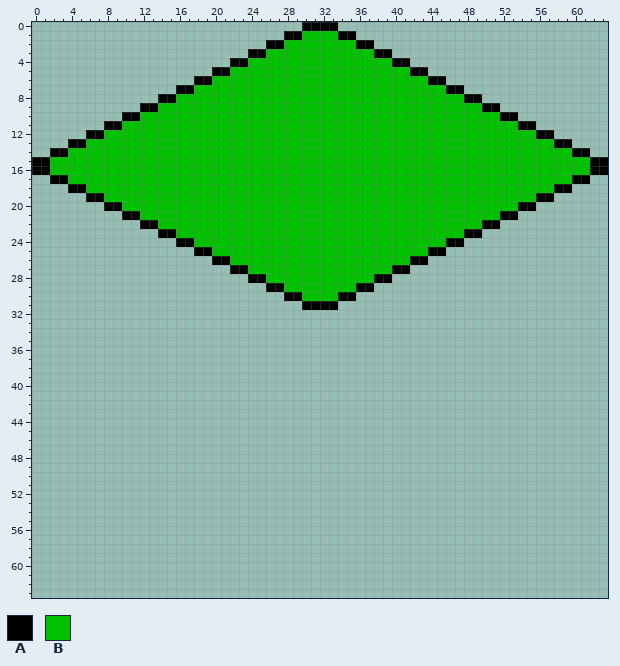
One commit to this pixel-art sprite: DevelUp.gmx/sprites/images/spr_tile_1.png. Above: the version before the commit.
The file is 64x64 pixels.
Palette (. is transparent): A #000000  B #00c000
Pixels before (only the part around the change), first column x 0:
 0 ..............................AAAA..............................
 1 ............................AABBBBAA............................
 2 ..........................AABBBBBBBBAA..........................
 3 ........................AABBBBBBBBBBBBAA........................
 4 ......................AABBBBBBBBBBBBBBBBAA......................
 5 ....................AABBBBBBBBBBBBBBBBBBBBAA....................
 6 ..................AABBBBBBBBBBBBBBBBBBBBBBBBAA..................
 7 ................AABBBBBBBBBBBBBBBBBBBBBBBBBBBBAA................
 8 ..............AABBBBBBBBBBBBBBBBBBBBBBBBBBBBBBBBAA..............
 9 ............AABBBBBBBBBBBBBBBBBBBBBBBBBBBBBBBBBBBBAA............
10 ..........AABBBBBBBBBBBBBBBBBBBBBBBBBBBBBBBBBBBBBBBBAA..........
11 ........AABBBBBBBBBBBBBBBBBBBBBBBBBBBBBBBBBBBBBBBBBBBBAA........
12 ......AABBBBBBBBBBBBBBBBBBBBBBBBBBBBBBBBBBBBBBBBBBBBBBBBAA......
13 ....AABBBBBBBBBBBBBBBBBBBBBBBBBBBBBBBBBBBBBBBBBBBBBBBBBBBBAA....
14 ..AABBBBBBBBBBBBBBBBBBBBBBBBBBBBBBBBBBBBBBBBBBBBBBBBBBBBBBBBAA..
15 AABBBBBBBBBBBBBBBBBBBBBBBBBBBBBBBBBBBBBBBBBBBBBBBBBBBBBBBBBBBBAA
16 AABBBBBBBBBBBBBBBBBBBBBBBBBBBBBBBBBBBBBBBBBBBBBBBBBBBBBBBBBBBBAA
17 ..AABBBBBBBBBBBBBBBBBBBBBBBBBBBBBBBBBBBBBBBBBBBBBBBBBBBBBBBBAA..
18 ....AABBBBBBBBBBBBBBBBBBBBBBBBBBBBBBBBBBBBBBBBBBBBBBBBBBBBAA....
19 ......AABBBBBBBBBBBBBBBBBBBBBBBBBBBBBBBBBBBBBBBBBBBBBBBBAA......
20 ........AABBBBBBBBBBBBBBBBBBBBBBBBBBBBBBBBBBBBBBBBBBBBAA........
21 ..........AABBBBBBBBBBBBBBBBBBBBBBBBBBBBBBBBBBBBBBBBAA..........
22 ............AABBBBBBBBBBBBBBBBBBBBBBBBBBBBBBBBBBBBAA............
23 ..............AABBBBBBBBBBBBBBBBBBBBBBBBBBBBBBBBAA..............
24 ................AABBBBBBBBBBBBBBBBBBBBBBBBBBBBAA................
25 ..................AABBBBBBBBBBBBBBBBBBBBBBBBAA..................
26 ....................AABBBBBBBBBBBBBBBBBBBBAA....................
27 ......................AABBBBBBBBBBBBBBBBAA......................
28 ........................AABBBBBBBBBBBBAA........................
29 ..........................AABBBBBBBBAA..........................
30 ............................AABBBBAA............................
31 ..............................AAAA..............................
32 ................................................................
33 ................................................................
34 ................................................................
35 ................................................................
36 ................................................................
37 ................................................................
38 ................................................................
39 ................................................................
40 ................................................................
41 ................................................................
42 ................................................................
43 ................................................................
44 ................................................................
45 ................................................................
46 ................................................................
47 ................................................................
48 ................................................................
49 ................................................................
50 ................................................................
51 ................................................................
52 ................................................................
53 ................................................................
54 ................................................................
55 ................................................................
56 ................................................................
57 ................................................................
58 ................................................................
59 ................................................................
60 ................................................................
New version:
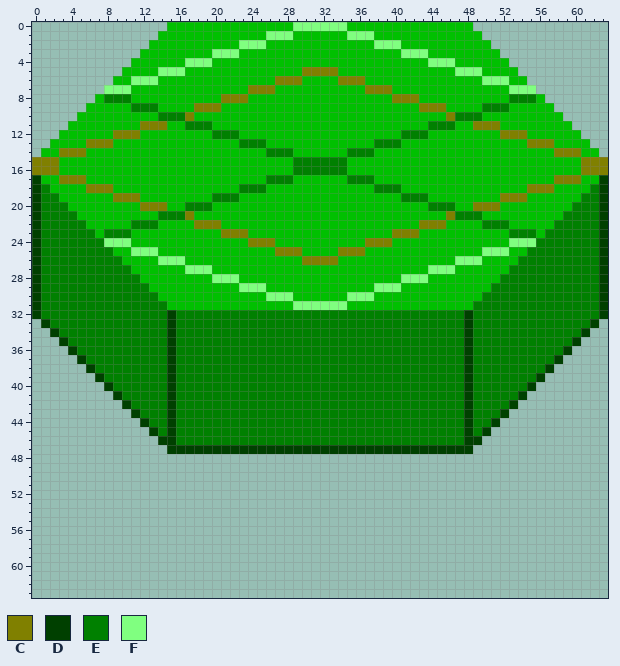
Colours new in this view: C #808000  D #004000  E #008000  F #80ff80
Change:
Changed rows in their new state; - is an unchanged pixel.
first column x 0:
 0 ---------------BBBBBBBBBBBBBBFFFFFFBBBBBBBBBBBBBB---------------
 1 --------------BBBBBBBBBBBBFFFB----BFFFBBBBBBBBBBBB--------------
 2 -------------BBBBBBBBBBFFFBB--------BBFFFBBBBBBBBBB-------------
 3 ------------BBBBBBBBFFFBBB------------BBBFFFBBBBBBBB------------
 4 -----------BBBBBBFFFBBBB----------------BBBBFFFBBBBBB-----------
 5 ----------BBBBFFFBBBBB--------CCCC--------BBBBBFFFBBBB----------
 6 ---------BBFFFBBBBBB-------CCC----CCC-------BBBBBBFFFBB---------
 7 --------FFFBBBBBBB------CCC----------CCC------BBBBBBBFFF--------
 8 -------BEEEBBBBB-----CCC----------------CCC-----BBBBBEEEB-------
 9 ------BBBBBEEE----CCC----------------------CCC----EEEBBBBB------
10 -----BBBBBBB--EEEC----------------------------CEEE--BBBBBBB-----
11 ----BBBBBB--CCC--EEE------------------------EEE--CCC--BBBBBB----
12 ---BBBBB-CCC--------EEE------------------EEE--------CCC-BBBBB---
13 --BBBBCCC--------------EEE------------EEE--------------CCCBBBB--
14 -BBCCC--------------------EEE------EEE--------------------CCCBB-
15 CCC--------------------------EEEEEE--------------------------CCC
16 CCC--------------------------EEEEEE--------------------------CCC
17 DBBCCC--------------------EEE------EEE--------------------CCCBBD
18 DEBBBBCCC--------------EEE------------EEE--------------CCCBBBBED
19 DEEBBBBB-CCC--------EEE------------------EEE--------CCC-BBBBBEED
20 DEEEBBBBBB--CCC--EEE------------------------EEE--CCC--BBBBBBEEED
21 DEEEEBBBBBBB--EEEC----------------------------CEEE--BBBBBBBEEEED
22 DEEEEEBBBBBEEE----CCC----------------------CCC----EEEBBBBBEEEEED
23 DEEEEEEBEEEBBBBB-----CCC----------------CCC-----BBBBBEEEBEEEEEED
24 DEEEEEEEFFFBBBBBBB------CCC----------CCC------BBBBBBBFFFEEEEEEED
25 DEEEEEEEEBBFFFBBBBBB-------CCC----CCC-------BBBBBBFFFBBEEEEEEEED
26 DEEEEEEEEEBBBBFFFBBBBB--------CCCC--------BBBBBFFFBBBBEEEEEEEEED
27 DEEEEEEEEEEBBBBBBFFFBBBB----------------BBBBFFFBBBBBBEEEEEEEEEED
28 DEEEEEEEEEEEBBBBBBBBFFFBBB------------BBBFFFBBBBBBBBEEEEEEEEEEED
29 DEEEEEEEEEEEEBBBBBBBBBBFFFBB--------BBFFFBBBBBBBBBBEEEEEEEEEEEED
30 DEEEEEEEEEEEEEBBBBBBBBBBBBFFFB----BFFFBBBBBBBBBBBBEEEEEEEEEEEEED
31 DEEEEEEEEEEEEEEBBBBBBBBBBBBBBFFFFFFBBBBBBBBBBBBBBEEEEEEEEEEEEEED
32 DEEEEEEEEEEEEEEDEEEEEEEEEEEEEEEEEEEEEEEEEEEEEEEEDEEEEEEEEEEEEEED
33 -DEEEEEEEEEEEEEDEEEEEEEEEEEEEEEEEEEEEEEEEEEEEEEEDEEEEEEEEEEEEED-
34 --DEEEEEEEEEEEEDEEEEEEEEEEEEEEEEEEEEEEEEEEEEEEEEDEEEEEEEEEEEED--
35 ---DEEEEEEEEEEEDEEEEEEEEEEEEEEEEEEEEEEEEEEEEEEEEDEEEEEEEEEEED---
36 ----DEEEEEEEEEEDEEEEEEEEEEEEEEEEEEEEEEEEEEEEEEEEDEEEEEEEEEED----
37 -----DEEEEEEEEEDEEEEEEEEEEEEEEEEEEEEEEEEEEEEEEEEDEEEEEEEEED-----
38 ------DEEEEEEEEDEEEEEEEEEEEEEEEEEEEEEEEEEEEEEEEEDEEEEEEEED------
39 -------DEEEEEEEDEEEEEEEEEEEEEEEEEEEEEEEEEEEEEEEEDEEEEEEED-------
40 --------DEEEEEEDEEEEEEEEEEEEEEEEEEEEEEEEEEEEEEEEDEEEEEED--------
41 ---------DEEEEEDEEEEEEEEEEEEEEEEEEEEEEEEEEEEEEEEDEEEEED---------
42 ----------DEEEEDEEEEEEEEEEEEEEEEEEEEEEEEEEEEEEEEDEEEED----------
43 -----------DEEEDEEEEEEEEEEEEEEEEEEEEEEEEEEEEEEEEDEEED-----------
44 ------------DEEDEEEEEEEEEEEEEEEEEEEEEEEEEEEEEEEEDEED------------
45 -------------DEDEEEEEEEEEEEEEEEEEEEEEEEEEEEEEEEEDED-------------
46 --------------DDEEEEEEEEEEEEEEEEEEEEEEEEEEEEEEEEDD--------------
47 ---------------DDDDDDDDDDDDDDDDDDDDDDDDDDDDDDDDDD---------------
Where, in picture pixels (left, top, right, bottom), the same in both pictures:
changed: (32, 22, 608, 454)
